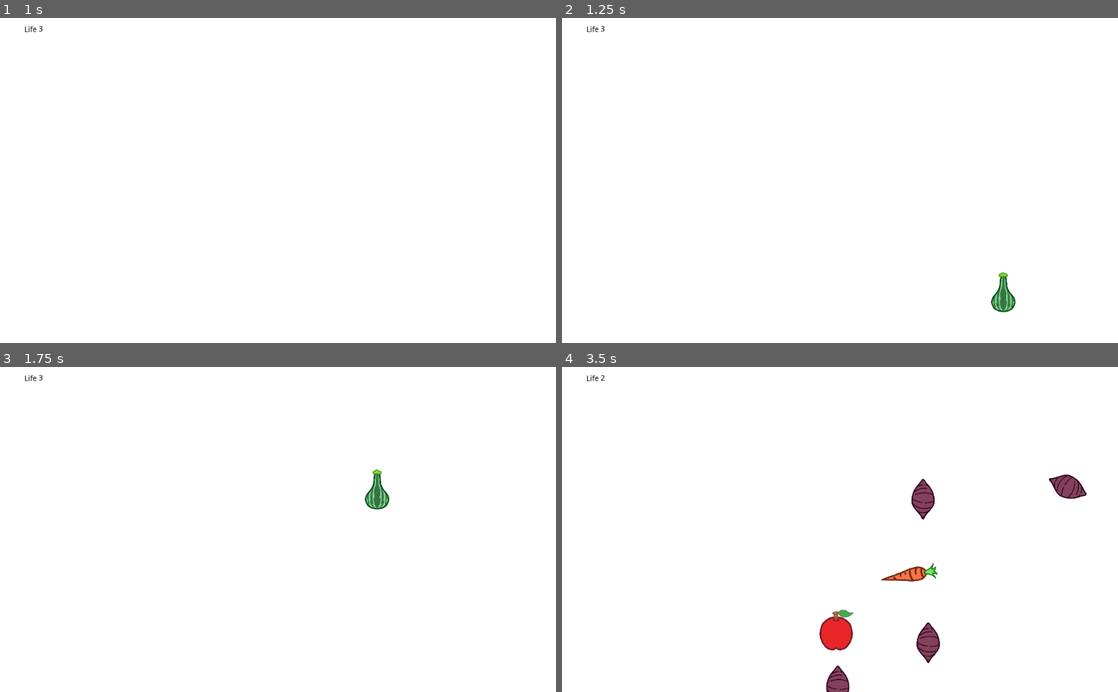
Above: before the commit, frames 1-4 (two rows, left to right).
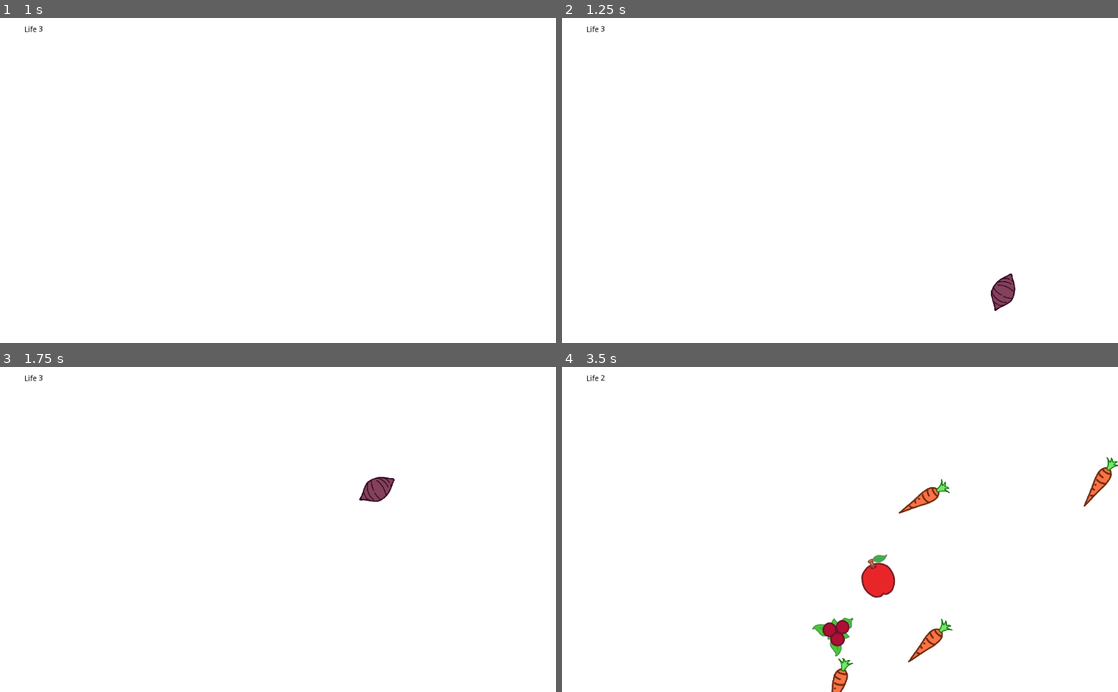
Above: after the commit, the same moments.

Repository: ajung44/GodotOctober
Game: Godot game, scene res://scenes/Pumpkin Carver.tscn
The game is run twice, just before and just after one commit, with the same random seed, the same clock (stepped at 60 frames per second) and the same inputs.
Inputs:
- Up to frame 1 (1 s): tap Enter at 0.5 s
- Up to frame 2 (1.25 s): no input
- Up to frame 3 (1.75 s): no input
- Up to frame 4 (3.5 s): no input

Frame 1 is identical in both runs. In frame 2, 0.4% of the frame differs, in the area x 77-82%, y 78-91%; in frame 3, 0.5%; in frame 4, 3.4%, in the area x 45-100%, y 27-100%.

Commit message:
Implemented Bombs and Added Rotation to Objects

Diff:
--- /dev/null
+++ b/Explosion.gd
@@ -0,0 +1,16 @@
+extends Node2D
+
+onready var timer: Timer= $Timer
+# Declare member variables here. Examples:
+# var a = 2
+# var b = "text"
+
+
+# Called when the node enters the scene tree for the first time.
+func _ready():
+	timer.start(.2)
+	pass # Replace with function body.
+
+func _physics_process(delta):
+	yield(timer, "timeout")
+	queue_free()
--- /dev/null
+++ b/scenes/Bomb.tscn
@@ -0,0 +1,32 @@
+[gd_scene load_steps=6 format=2]
+
+[ext_resource path="res://assets/bomb.png" type="Texture" id=1]
+[ext_resource path="res://scripts/Bomb.gd" type="Script" id=2]
+[ext_resource path="res://scenes/Explosion.tscn" type="PackedScene" id=3]
+
+[sub_resource type="CircleShape2D" id=1]
+radius = 40.0
+
+[sub_resource type="CapsuleShape2D" id=2]
+radius = 24.0
+
+[node name="Bomb" type="RigidBody2D"]
+script = ExtResource( 2 )
+BombExplosion = ExtResource( 3 )
+
+[node name="BombSprite" type="Sprite" parent="."]
+position = Vector2( 0, -8 )
+scale = Vector2( 0.3, 0.3 )
+texture = ExtResource( 1 )
+
+[node name="CollisionShape2D" type="CollisionShape2D" parent="."]
+position = Vector2( 0, 8 )
+shape = SubResource( 1 )
+
+[node name="CollisionShape2D2" type="CollisionShape2D" parent="."]
+position = Vector2( 0, -24 )
+shape = SubResource( 2 )
+
+[node name="Position2D" type="Position2D" parent="."]
+
+[node name="VisibilityNotifier2D" type="VisibilityNotifier2D" parent="."]
--- /dev/null
+++ b/scenes/Explosion.tscn
@@ -0,0 +1,12 @@
+[gd_scene load_steps=3 format=2]
+
+[ext_resource path="res://assets/Explosion.png" type="Texture" id=1]
+[ext_resource path="res://Explosion.gd" type="Script" id=2]
+
+[node name="Explosion" type="Node2D"]
+script = ExtResource( 2 )
+
+[node name="Timer" type="Timer" parent="."]
+
+[node name="Sprite" type="Sprite" parent="."]
+texture = ExtResource( 1 )
--- /dev/null
+++ b/scripts/Bomb.gd
@@ -0,0 +1,37 @@
+extends RigidBody2D
+
+
+# Declare member variables here. Examples:
+# var a = 2
+# var b = "text"
+export (PackedScene) var BombExplosion
+
+# Called when the node enters the scene tree for the first time.
+func _ready():
+	input_pickable = true
+	pass # Replace with function body.
+
+func _mouse_enter():
+	sliceFruit()
+	queue_free()
+
+func sliceFruit() -> void:
+	var explosion = BombExplosion.instance();
+	var lifeCanvas = get_tree().get_nodes_in_group("Life")[0]
+	print(lifeCanvas.name)
+	lifeCanvas.remove_life()
+	if (lifeCanvas.current_life <= 0):
+		lifeCanvas.game_over_panel.visible = true
+	var scene = get_tree().get_current_scene()
+	print(scene, " ", scene.get_child_count())
+	scene.add_child(explosion)
+	explosion.transform = get_node("Position2D").global_transform
+
+func _physics_process(delta):
+	if not get_node("VisibilityNotifier2D").is_on_screen():
+		print("deleted bomb")
+		queue_free()
+
+# Called every frame. 'delta' is the elapsed time since the previous frame.
+#func _process(delta):
+#	pass
--- a/scripts/GameTimer.gd
+++ b/scripts/GameTimer.gd
@@ -7,6 +7,7 @@
 var carrot = preload("res://scenes/Carrot.tscn")
 var apple = preload("res://scenes/Apple.tscn")
 var cranberry = preload("res://scenes/Cranberry.tscn")
+var bomb = preload("res://scenes/Bomb.tscn")
 
 var max_speed = 150
 var nums = [-1, 1]
@@ -15,14 +16,16 @@
 	var lifeCanvas = get_tree().get_nodes_in_group("Life")[0]
 	if (lifeCanvas.current_life > 0):
 		randomize()
-		var fruits = [fruit1, pumpkin, squash, sweetPotato, carrot, apple, cranberry]
+		var fruits = [pumpkin, squash, sweetPotato, carrot, apple, cranberry, bomb]
 		var kinds = fruits[randi() % fruits.size()]
 		var fruit = kinds.instance()
 		fruit.position = Vector2(rand_range(50, 974), 650)
 		if (fruit.position.x < 512):
 			fruit.apply_central_impulse(Vector2(rand_range(0, 800), rand_range(-300, -800)))
+			fruit.angular_velocity = 2
 		else:
 			print("Spawned right")
 			fruit.apply_central_impulse(Vector2(rand_range(-800, 0), rand_range(-300, -800)))
+			fruit.angular_velocity = 2
 		add_child(fruit)
 		wait_time = rand_range(0,1)
Binary file added: assets/Explosion.png
Not shown, added: assets/Explosion.png.import
Binary file added: assets/bomb.png
Not shown, added: assets/bomb.png.import
